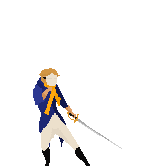
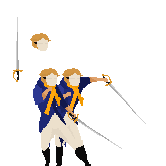
The second 166x166 image is a revision of the first. Changes to its layers:
showed "sword" over left=13, top=17, right=23, bottom=82
showed "head" over left=30, top=33, right=51, bottom=51
renamed "tailor copy #1" to "hang", showed it over left=55, top=68, right=146, bottom=166
